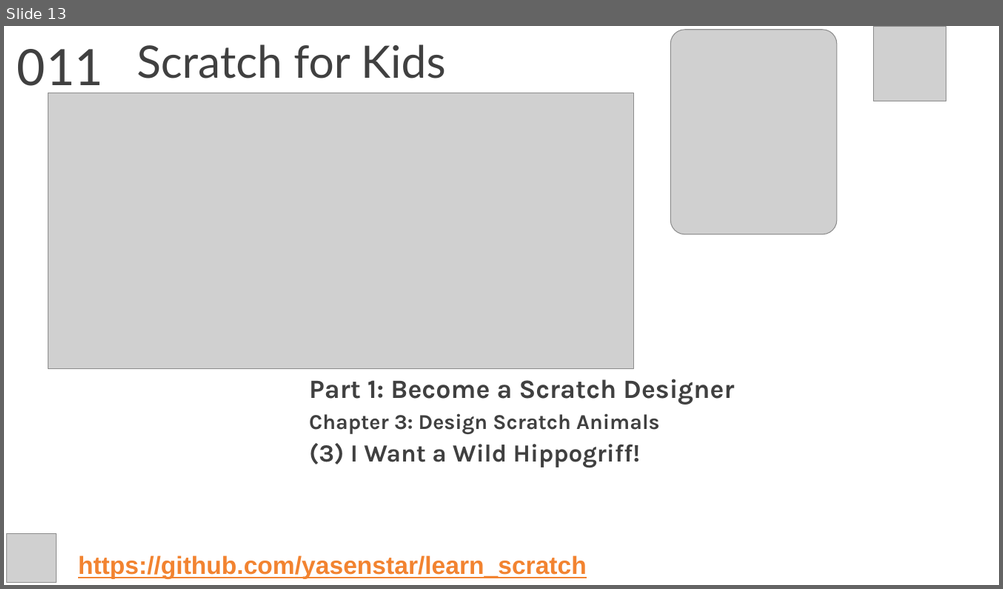
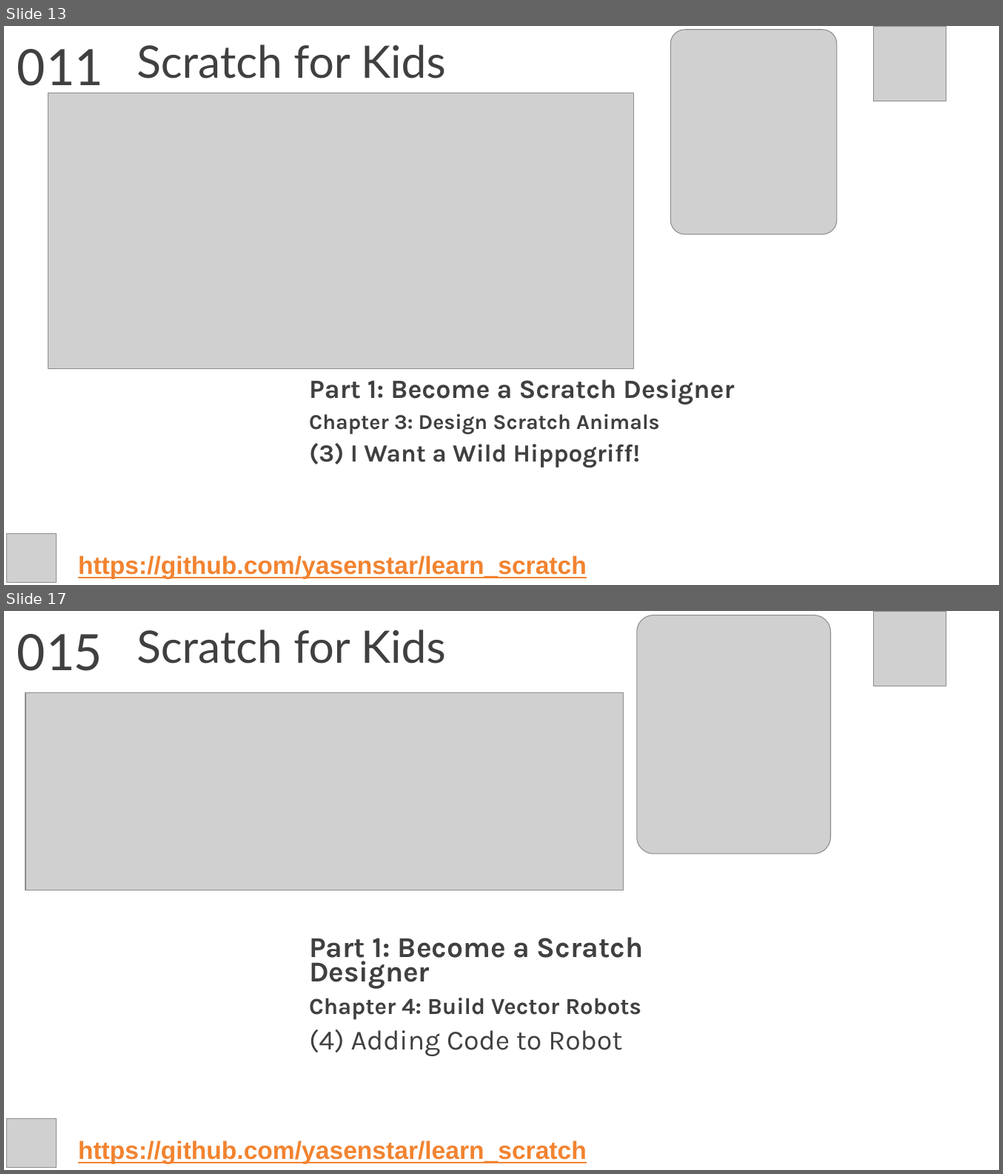
Before and after one commit to yasenstar/learn_scratch, a slide deck: scratch4kids/Scratch4Kids.pptx. Shown one above the other, each under a label of ours: slide 13 before the commit, slides 13 and 17 after it; the slides between them are not shown. The pictures are 1003x589 and 1003x1174 pixels, drawn with LibreOffice and Linux fonts; fonts in the diff are those of the drawing; grey boxes stand for pictures; background and template pictures are left out. Boxes give left, top, right and bottom in pixels: in the first picture for what was removed or moved away, otherwise in the second. Text is boxed around its words. In the diff, an @@ line names an element or a change of style, - is before the commit and + after.

```diff
--- a/scratch4kids/Scratch4Kids.pptx
+++ b/scratch4kids/Scratch4Kids.pptx
@@ slide 17 added at box(4, 611, 999, 1170), background picture (left out) @@
@@ title added at box(136, 629, 446, 664), 43.2 pt, text #404040 @@
+Scratch for Kids
@@ picture added at box(637, 615, 831, 854) @@
@@ picture added at box(874, 612, 946, 686) @@
@@ text added at box(17, 634, 102, 671), 54 pt, text #404040 @@
+015
@@ picture added at box(25, 693, 623, 891) @@
@@ subtitle added at box(309, 937, 643, 1056), 27.8 pt, text #404040, bold @@
+Part 1: Become a Scratch Designer
+Chapter 4: Build Vector Robots
+(4) Adding Code to Robot
@@ picture added at box(7, 1119, 57, 1168) @@
@@ text added at box(78, 1141, 586, 1165), 24 pt, text #F28330, bold, underline @@
+https://github.com/yasenstar/learn_scratch
```
Also in this commit, not shown: 1 slide changed, 2 other slides added, 1 other file.
